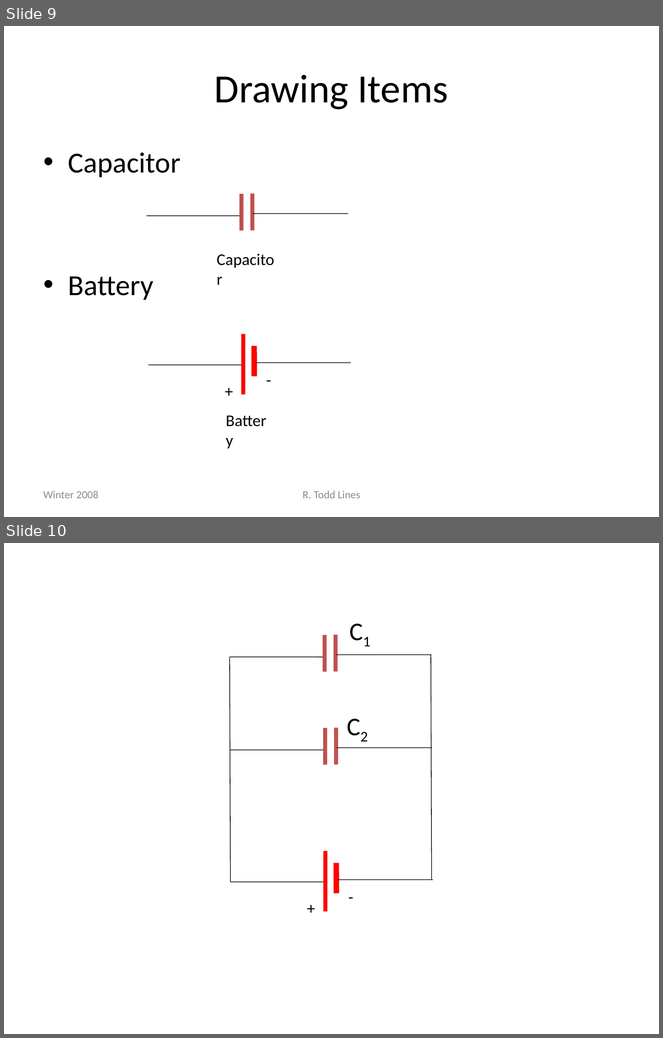
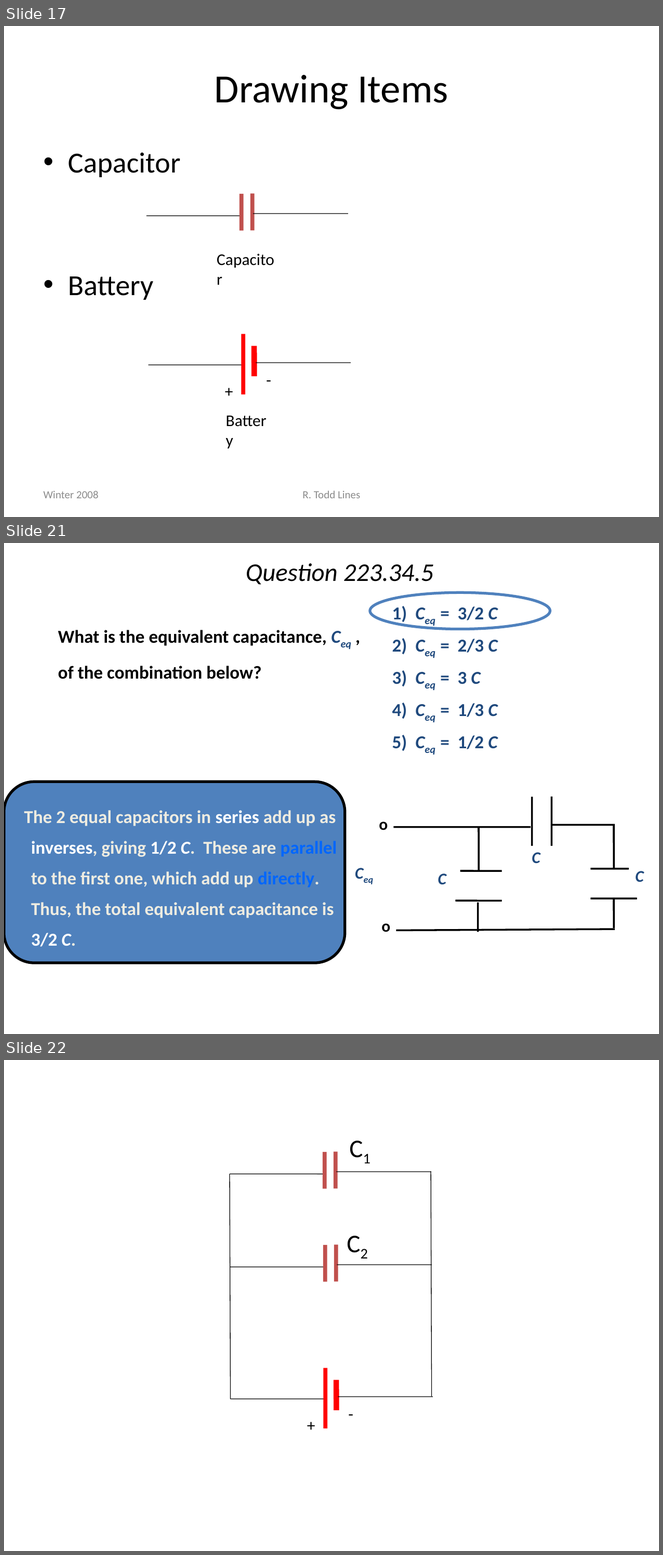
Before and after one commit to rtlines/PH223-Engineering-Physics, a slide deck: Slides/PH223_Lecture_34.pptx. Shown one above the other, each under a label of ours: slides 9 and 10 before the commit, slides 17, 21 and 22 after it; the slides between them are not shown. The pictures are 663x1038 and 663x1555 pixels, drawn with LibreOffice and Linux fonts; fonts in the diff are those of the drawing. Boxes give left, top, right and bottom in pixels: in the first picture for what was removed or moved away, otherwise in the second. Text is boxed around its words. In the diff, an @@ line names an element or a change of style, - is before the commit and + after.

```diff
--- a/Slides/PH223_Lecture_34.pptx
+++ b/Slides/PH223_Lecture_34.pptx
@@ slide 21 added at <box>4,543,659,1034</box>, background #FFFFFF @@
@@ title added at <box>246,563,434,585</box>, 28 pt, text #000000, italic @@
+Question 223.34.5
@@ ellipse added at <box>370,593,551,629</box>, outline #4F81BD 3 pt @@
@@ text added at <box>392,606,497,749</box>, 20 pt, text #1F497D, bold @@
+1) Ceq = 3/2 C
+2) Ceq = 2/3 C
+3) Ceq = 3 C
+4) Ceq = 1/3 C
+5) Ceq = 1/2 C
@@ text added at <box>58,630,326,679</box>, 20 pt, text #000000, bold @@
+What is the equivalent capacitance, Ceq , of the combination below?
@@ rounded rectangle added at <box>4,782,345,964</box>, fill #4F81BD, outline #000000 3 pt @@
@@ text added at <box>24,810,336,947</box>, 20 pt, text #EEECE1, bold @@
+The 2 equal capacitors in series add up as inverses, giving 1/2 C. These are parallel to the first one, which add up directly. Thus, the total equivalent capacitance is 3/2 C.
@@ group added at <box>349,783,659,966</box>: 13 lines, 6 texts, 1 rectangle @@
+o
+o
+C
+C
+C
+Ceq
@@ what was slide 9 is now slide 17 @@
@@ what was slide 10 is now slide 22 @@
```
Also in this commit, not shown: 18 other slides added, 14 other files.
